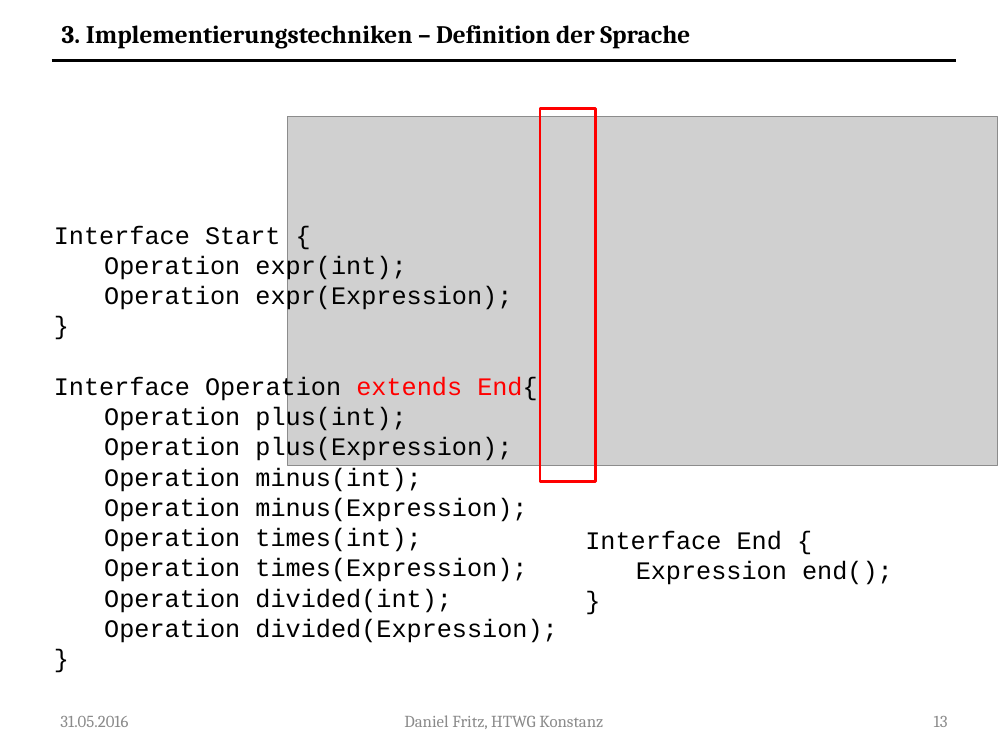
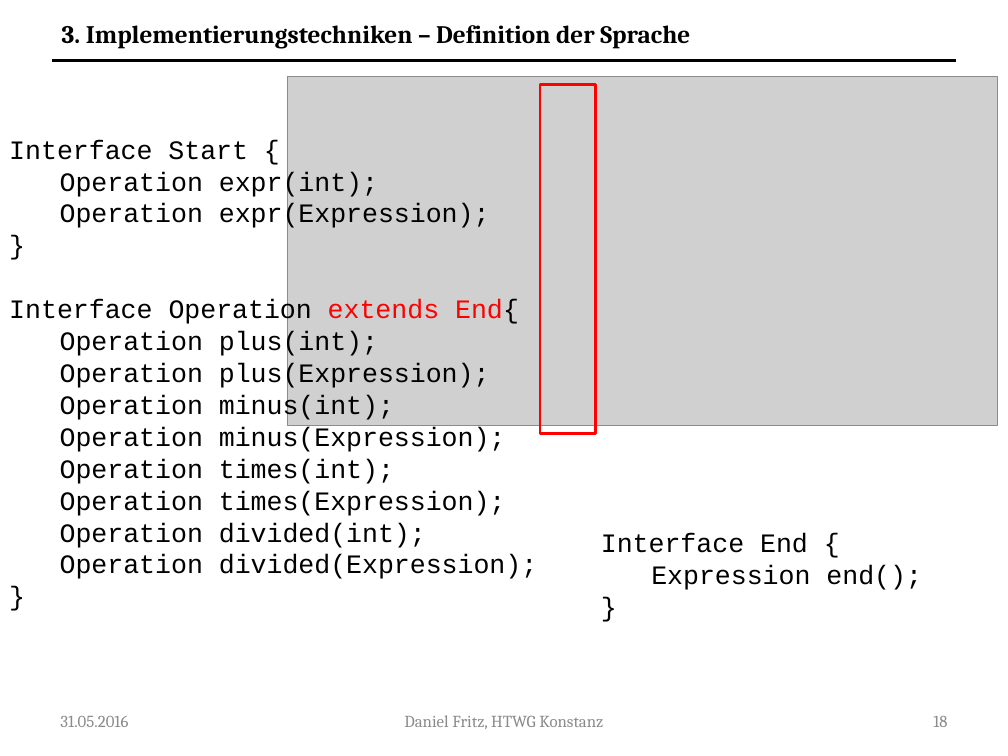
Before and after one commit to Guldenbart/MA, a slide deck: slide 18 of ppt/MA_neu.pptx (slide 13 before the commit). Drawn at 1008x756 pixels with LibreOffice and Linux fonts; fonts in the diff are those of the drawing; grey boxes stand for pictures. Boxes give left, top, right and bottom in pixels: in the first picture for what was removed or moved away, otherwise in the second. Text is boxed around its words. In the diff, an @@ line names an element or a change of style, - is before the commit and + after.

```diff
--- a/ppt/MA_neu.pptx
+++ b/ppt/MA_neu.pptx
@@ picture: place and size @@
-picture at (287,117,997,466)
+picture at (287,77,997,425)
@@ rectangle: place and size @@
-rectangle at (540,108,596,481)
+rectangle at (540,85,596,433)
@@ text "Interface Start {" at (9,140,537,579): size 18 to 19 pt @@
@@ text "Interface Start {": place and size @@
-text "Interface Start {" at (54,225,557,643)
+text "Interface Start {" at (9,140,537,579)
@@ text "Interface End {": place and size @@
-text "Interface End {" at (585,530,893,585)
+text "Interface End {" at (601,533,922,590)
@@ text "Interface End {" at (601,533,922,590): size 18 to 19 pt @@
@@ page number at (933,716,947,727): text changed @@
-13
+18
```
Also in this commit, not shown: 25 other slides changed, 16 slides added, 1 other file.
